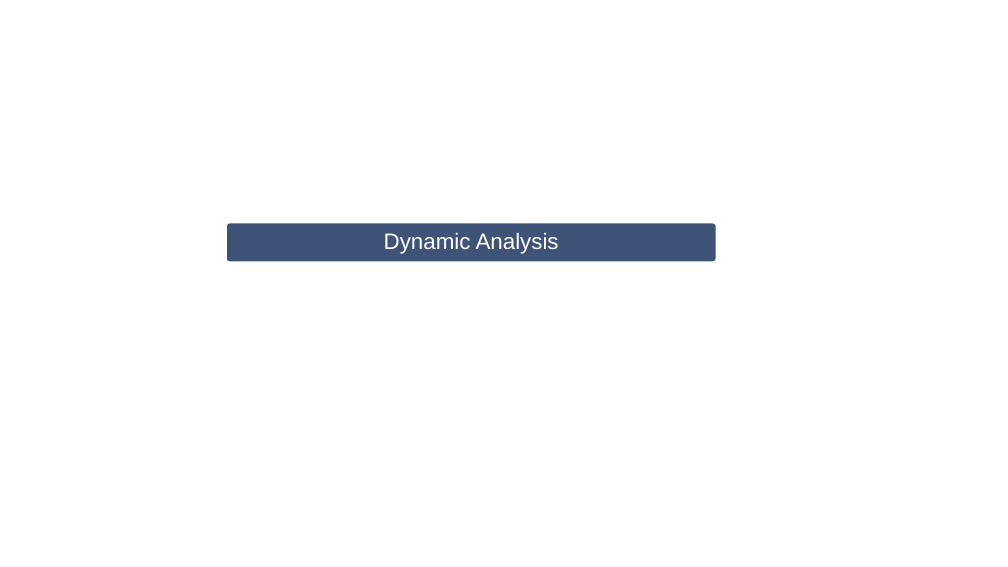
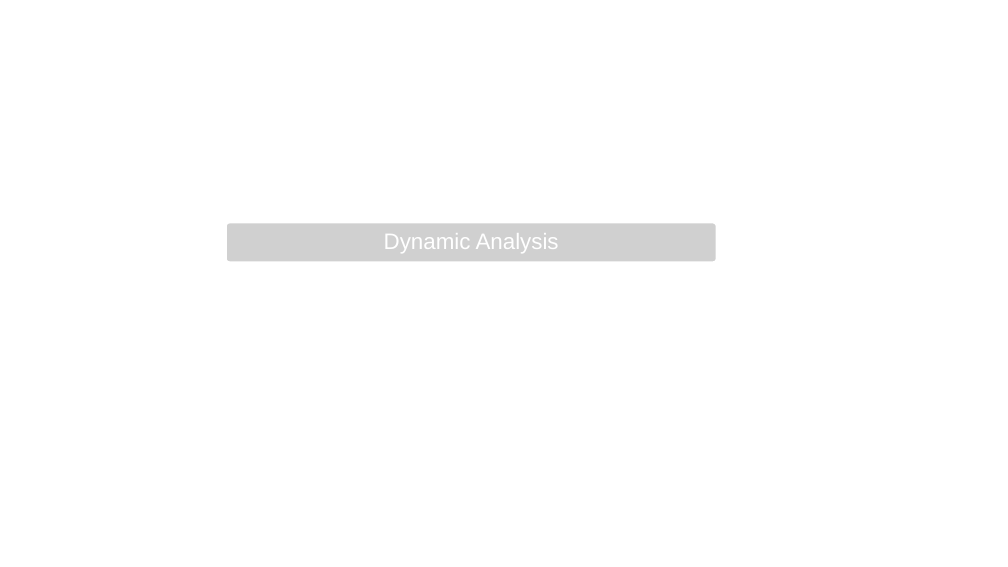
Before and after one commit to samdani91/SPL-1, a slide deck: slide 19 of SPL-1_1412_Final Presentation.pptx. Drawn at 1008x567 pixels with LibreOffice and Linux fonts; fonts in the diff are those of the drawing; grey boxes stand for pictures. Boxes give left, top, right and bottom in pixels: in the first picture for what was removed or moved away, otherwise in the second. Text is boxed around its words. In the diff, an @@ line names an element or a change of style, - is before the commit and + after.

```diff
--- a/SPL-1_1412_Final Presentation.pptx
+++ b/SPL-1_1412_Final Presentation.pptx
@@ rounded rectangle removed at <box>226,222,718,262</box> @@
@@ picture added at <box>226,222,718,262</box> @@
```
Also in this commit, not shown: 2 slides added.
